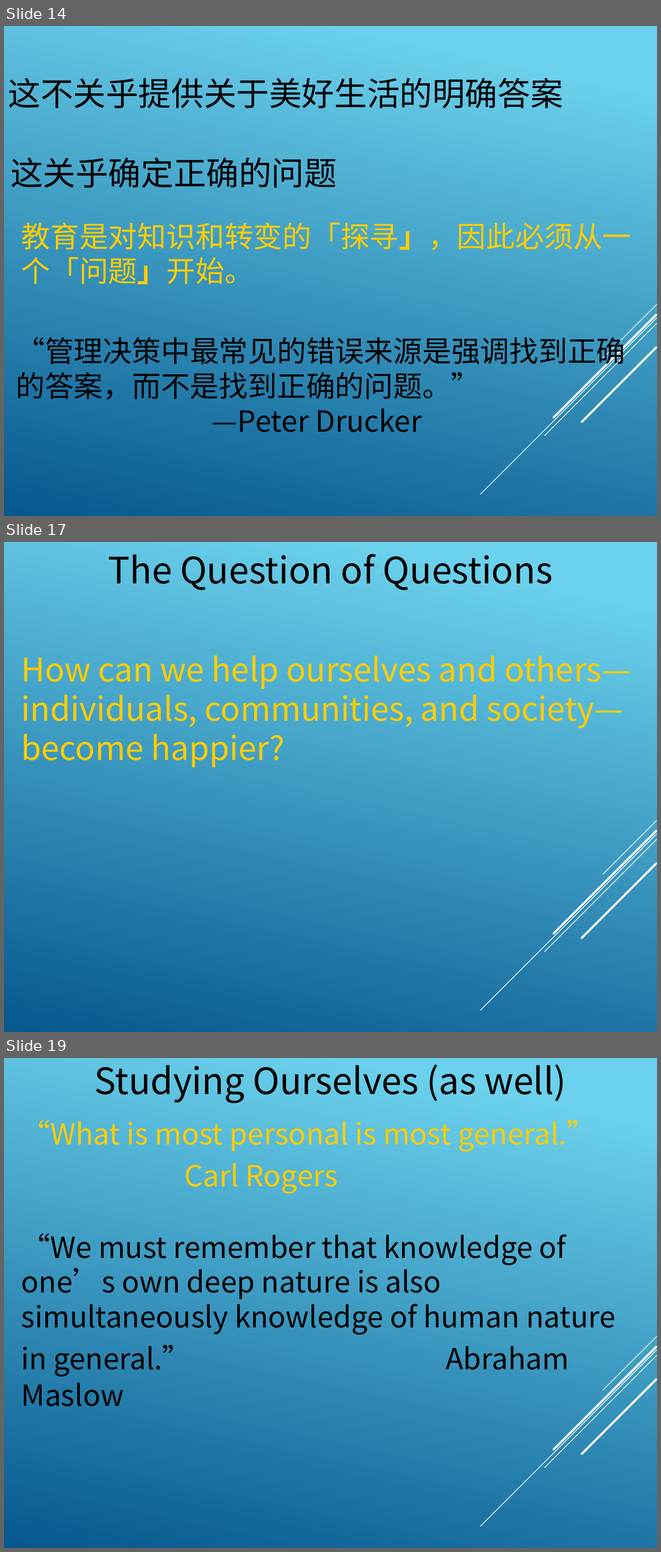
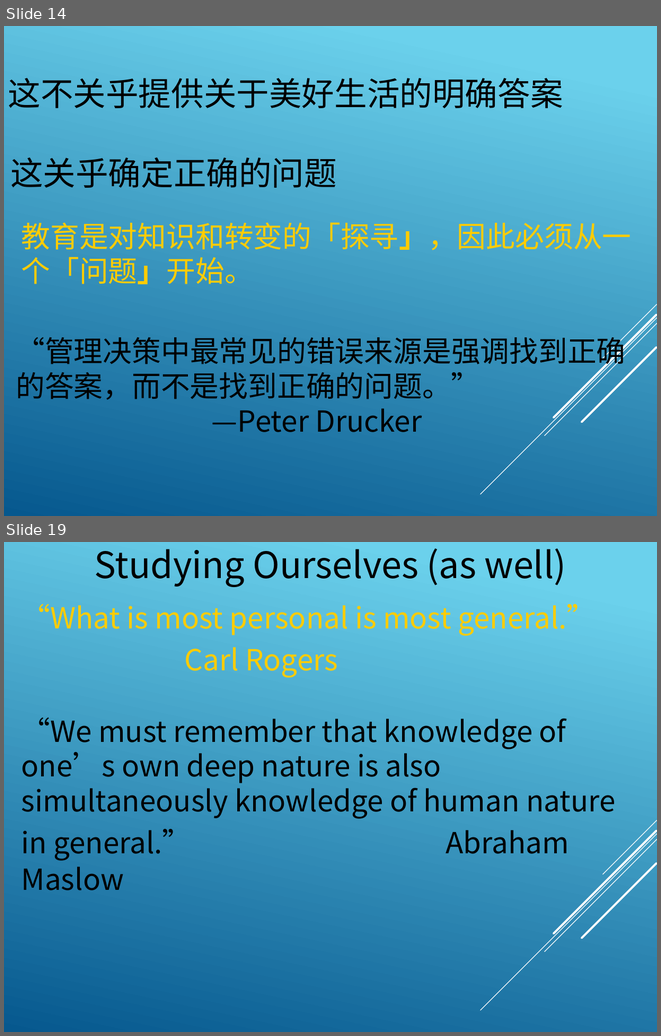
Before and after one commit to notonlyming/PositivePsychologySubtitles, a slide deck: 幸福课/1504-01-Intro1.pptx. Shown one above the other, each under a label of ours: slides 14, 17 and 19 before the commit, slides 14 and 19 after it; the slides between them are not shown. The pictures are 661x1552 and 661x1036 pixels, drawn with LibreOffice and Linux fonts; fonts in the diff are those of the drawing. Boxes give left, top, right and bottom in pixels: in the first picture for what was removed or moved away, otherwise in the second. Text is boxed around its words. In the diff, an @@ line names an element or a change of style, - is before the commit and + after.

```diff
--- a/幸福课/1504-01-Intro1.pptx
+++ b/幸福课/1504-01-Intro1.pptx
@@ slide 17 removed at bbox=[4, 542, 657, 1032], background gradient #6ED2EB to #06588E; not listed: 5 template elements that a slide beside it also shows @@
@@ text removed at bbox=[108, 554, 553, 590] @@
-The Question of Questions
@@ text removed at bbox=[21, 655, 631, 767] @@
-How can we help ourselves and others—individuals, communities, and society—become happier?
```
Also in this commit, not shown: 2 slides changed, 1 slide added, 3 other files.
